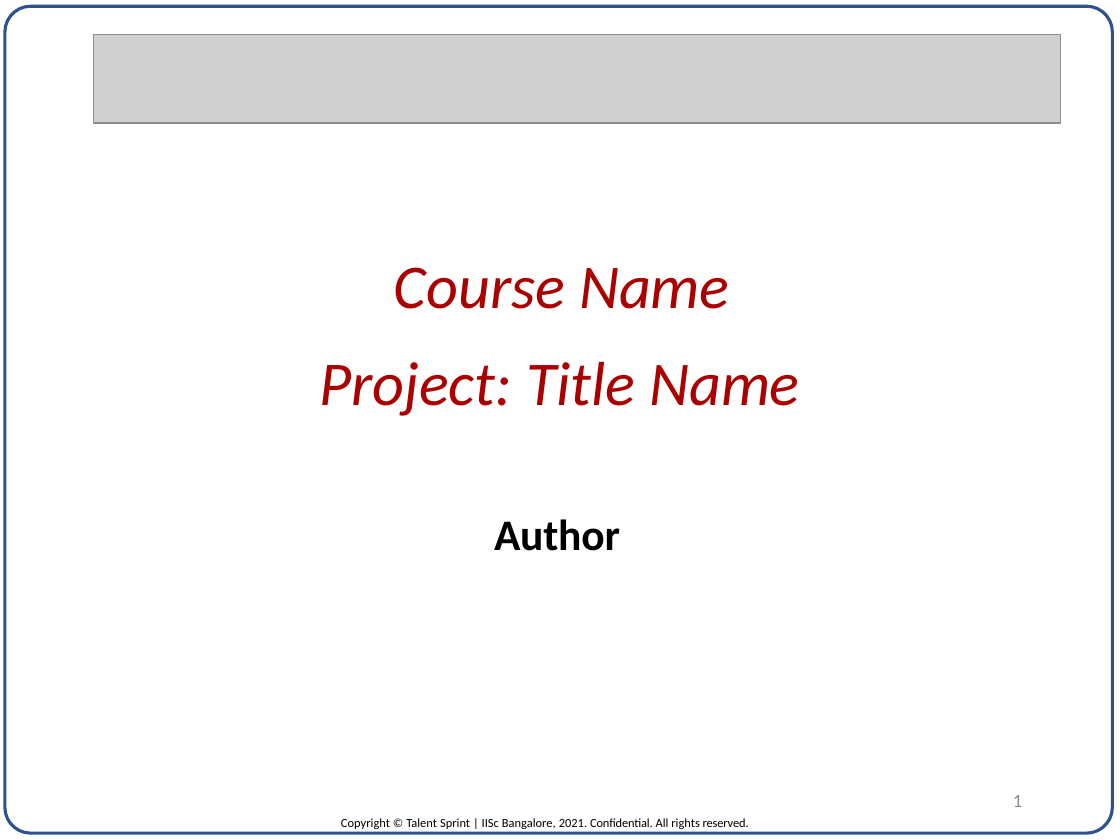
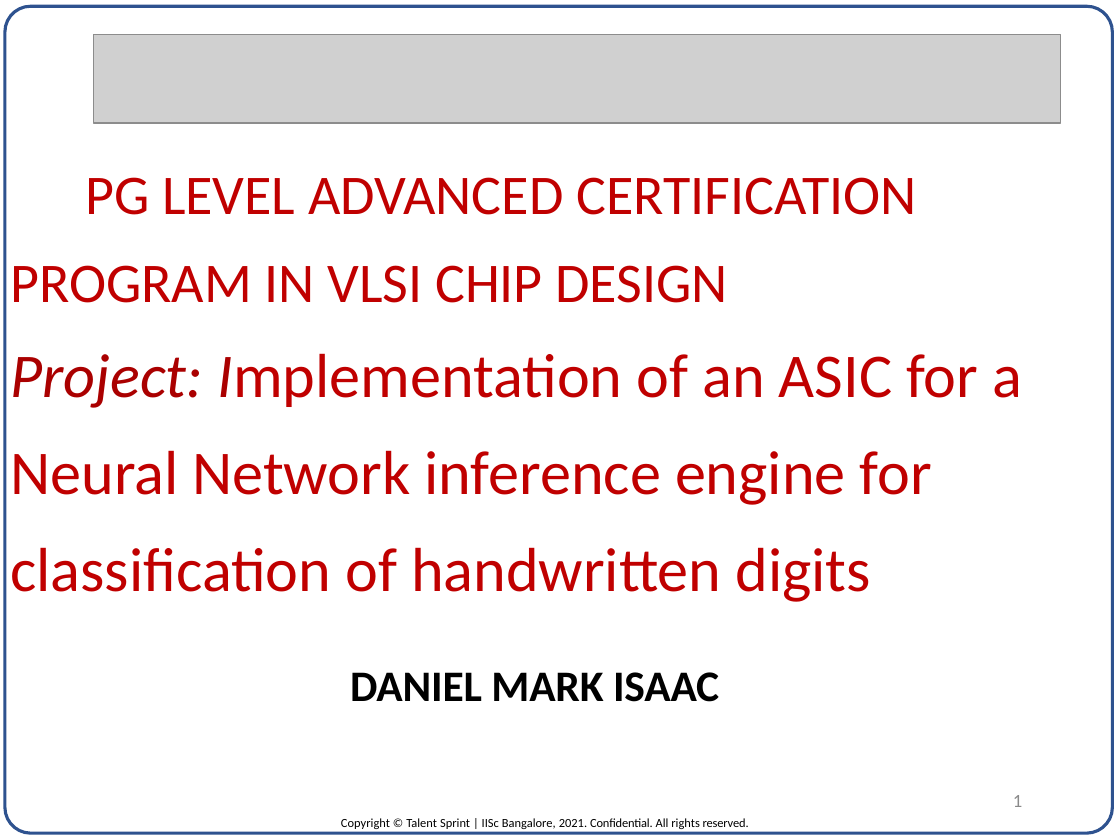
Before and after one commit to ImDanielMarkIsaac/DVLSI_ML_Project, a slide deck: slide 1 of FINAL_FILES/project_template.pptx. Drawn at 1120x840 pixels with LibreOffice and Linux fonts; fonts in the diff are those of the drawing; grey boxes stand for pictures. Boxes give left, top, right and bottom in pixels: in the first picture for what was removed or moved away, otherwise in the second. Text is boxed around its words. In the diff, an @@ line names an element or a change of style, - is before the commit and + after.

```diff
--- a/FINAL_FILES/project_template.pptx
+++ b/FINAL_FILES/project_template.pptx
@@ title at (10,177,1022,602): text changed; text colour #AA0000 to #C00000; italic off @@
-Course Name Project: Title Name
+PG LEVEL ADVANCED CERTIFICATION PROGRAM IN VLSI CHIP DESIGN
+Project: Implementation of an ASIC for a Neural Network inference engine for classification of handwritten digits
@@ text removed at (494,519,620,551) @@
-Author
@@ text added at (350,672,719,702), 28 pt, text #000000, bold @@
+DANIEL MARK ISAAC
```
Also in this commit, not shown: 25 other slides changed, 18 slides added, 1 other file.
